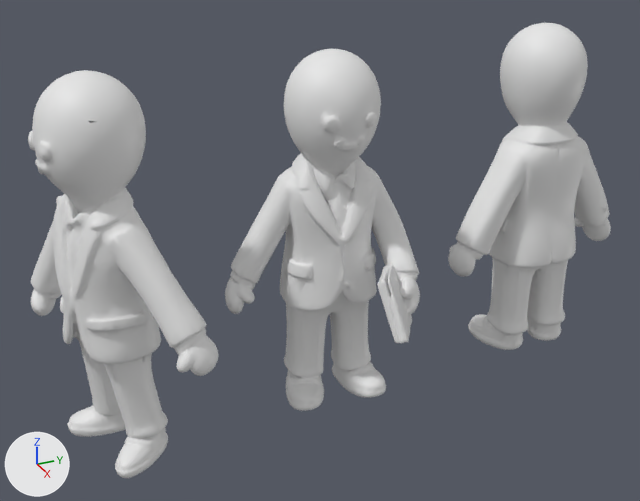
Before and after pictures for a commit that changed the glTF model apps/web/public/models/court/plaintiff.glb.
Rendered twice from a 50 mm lens placed at (3.38, -1.77, 2.48), pointed at (-0.06, -0.22, 0.76). Every picture has the same lights, and +X, +Y and +Z are marked at lower left. The older version comes first. Materials are left out; every surface is plain grey. Where no turn or scale is listed for an object, it has been applied to the vertices. Vertices at exactly the same position are counted once.

Objects in the first picture: 'tripo_node_0c04b1b1-34e4-483f-91c1-b5038ec83019'.
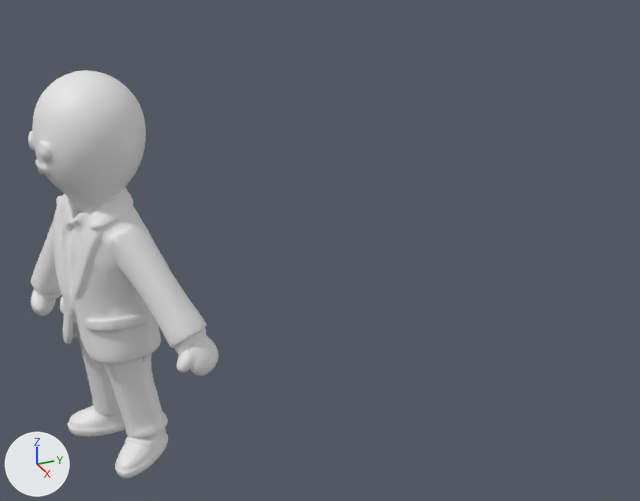
The newer file is also turned or shifted as a whole; pictures and numbers use the older file's frame.

Boxes (x1, y1, x2, y2) around the edits, measured in the pictures (640 x 501 px):
'tripo_node_0c04b1b1-34e4-483f-91c1-b5038ec83019', reshaped (67% narrower, 10% shorter): before (28, 23, 611, 478); after (28, 70, 219, 478)
part 1 of me_tripo_mesh_0c04b1b1_34e4_483f_91c1_b5038ec83019, deleted: before (225, 49, 420, 411)
part 2 of me_tripo_mesh_0c04b1b1_34e4_483f_91c1_b5038ec83019, deleted: before (448, 23, 611, 350)

The change, as a list of edits to the scene's bpy script:
```text
Change me_tripo_mesh_0c04b1b1_34e4_483f_91c1_b5038ec83019:
    used by ob_tripo_node_0c04b1b1_34e4_483f_91c1_b5038ec83019; location = (0.0, 0.0, 0.85)
    remove me_tripo_mesh_0c04b1b1_34e4_483f_91c1_b5038ec83019.from_pydata(...)  # 34258 vertices, 68588 faces; spans x -0.5..0.5, y -1.5..1.5, z -0.85..0.85
    add me_tripo_mesh_0c04b1b1_34e4_483f_91c1_b5038ec83019.from_pydata(...)  # 11660 vertices, 23324 faces; spans x -0.5..0.45, y -1.5..-0.87, z -0.85..0.85
    me_tripo_mesh_0c04b1b1_34e4_483f_91c1_b5038ec83019 part 1: the loose piece of 13264 vertices spanning x -0.26..0.5, y -0.68..0.18, z -0.85..0.84 is deleted
    me_tripo_mesh_0c04b1b1_34e4_483f_91c1_b5038ec83019 part 2: the loose piece of 9334 vertices spanning x -0.34..0.12, y 0.5..1.5, z -0.85..0.85 is deleted
    other edits to the shape of me_tripo_mesh_0c04b1b1_34e4_483f_91c1_b5038ec83019 do not show in these pictures
```
